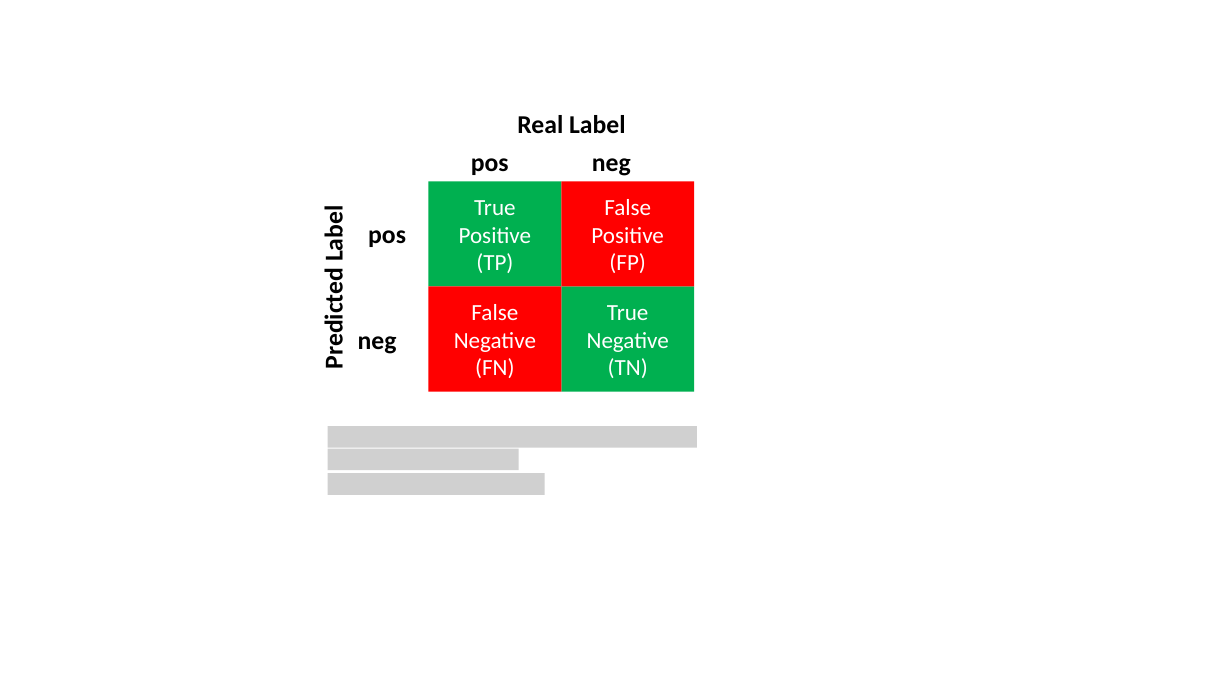
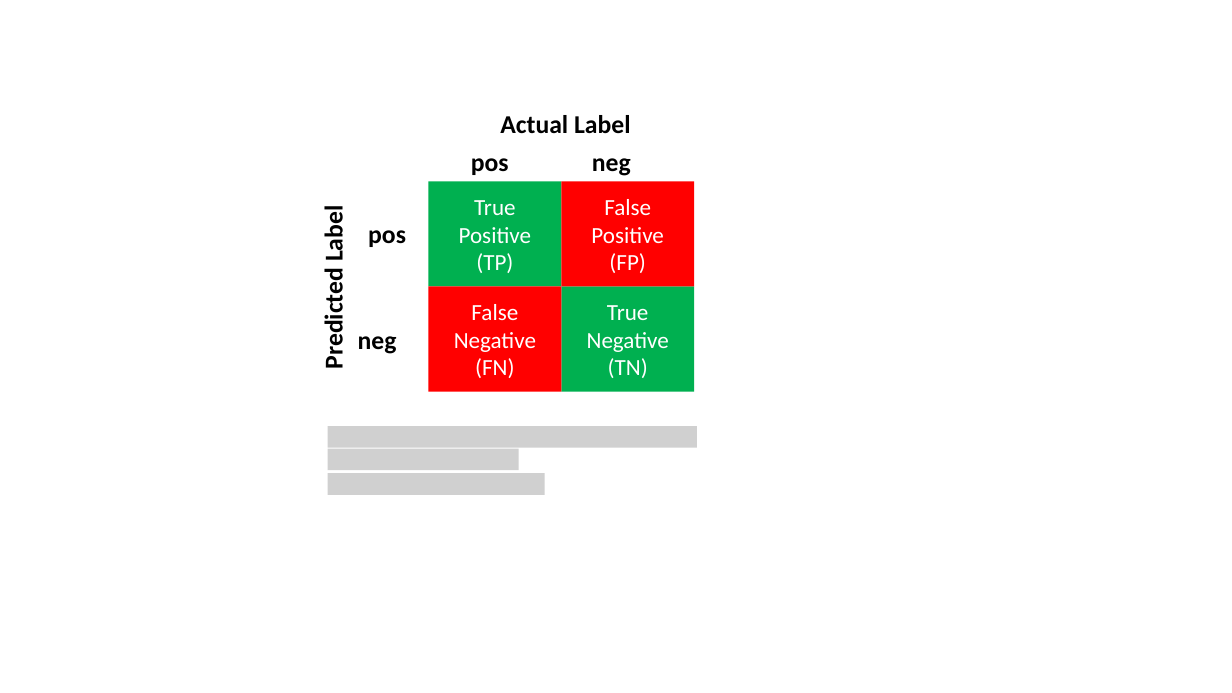
Before and after one commit to joseph-hellerstein/keras, a slide deck: slide 9 of docs/figures.pptx. Drawn at 1232x693 pixels with LibreOffice and Linux fonts; fonts in the diff are those of the drawing; grey boxes stand for pictures. Boxes give left, top, right and bottom in pixels: in the first picture for what was removed or moved away, otherwise in the second. Text is boxed around its words. In the diff, an @@ line names an element or a change of style, - is before the commit and + after.

```diff
--- a/docs/figures.pptx
+++ b/docs/figures.pptx
@@ text at box(500, 115, 631, 134): text changed @@
-Real Label
+Actual Label
```
Also in this commit, not shown: 1 other file.
